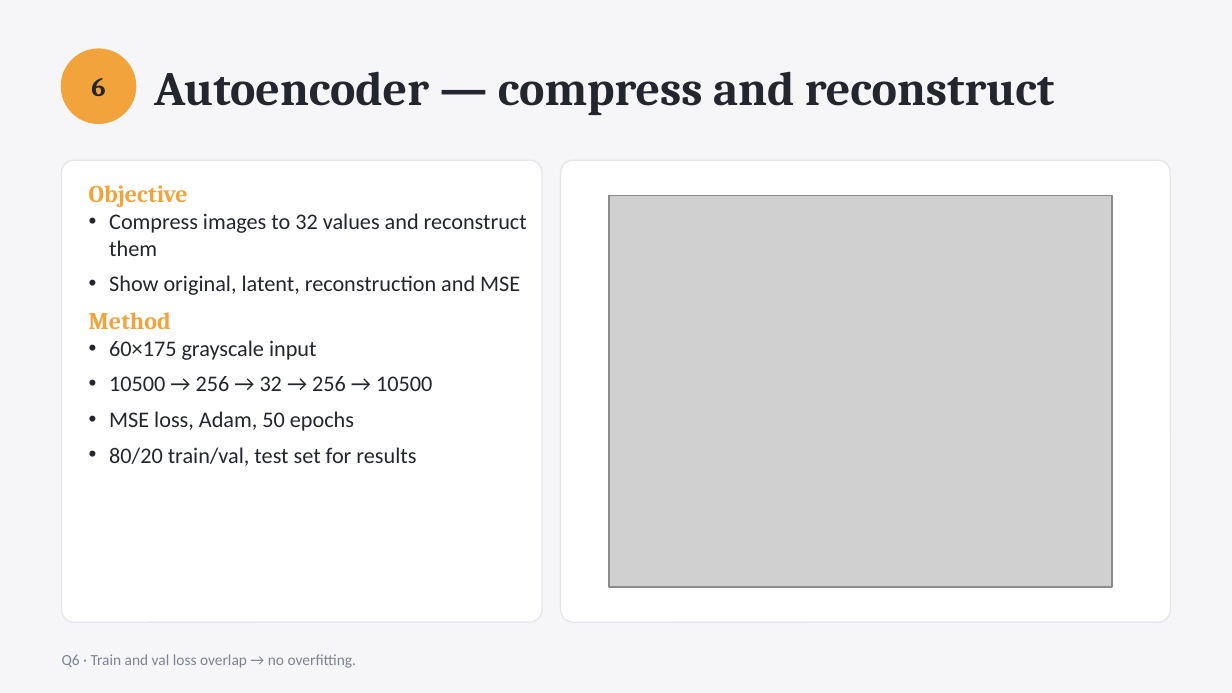
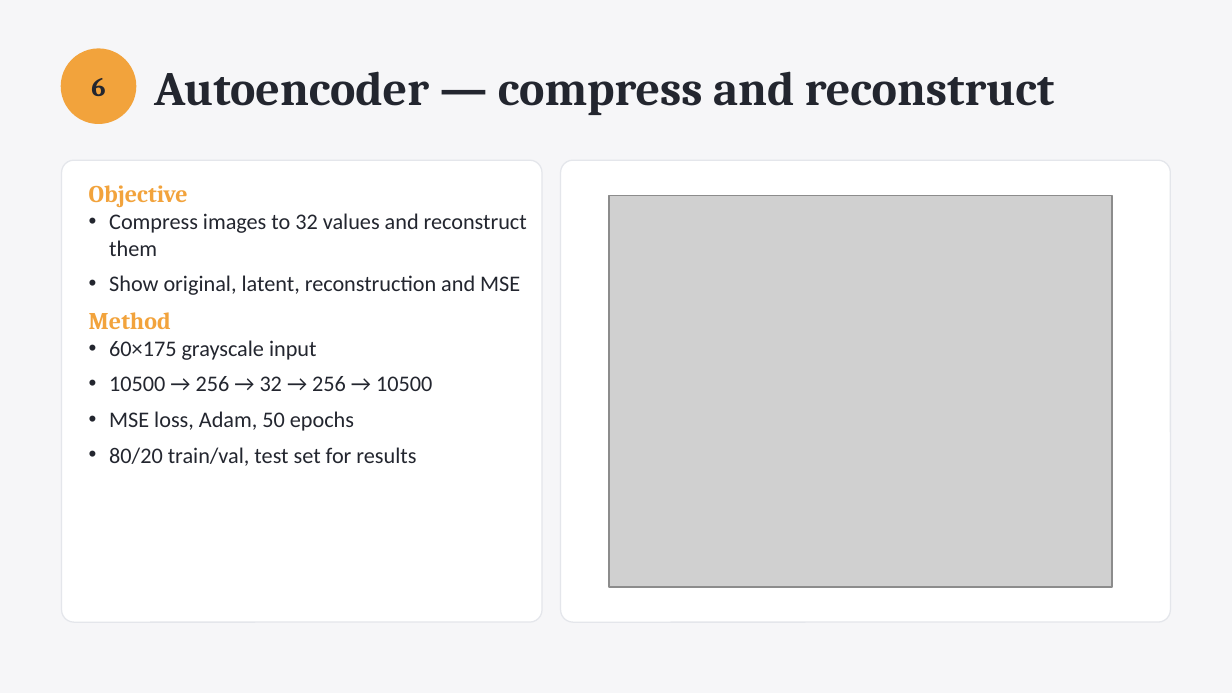
Before and after one commit to AreGundersen/MAS512, a slide deck: slide 16 of Assignment 1/MAS512_assignment1_gr5.pptx. Drawn at 1232x693 pixels with LibreOffice and Linux fonts; fonts in the diff are those of the drawing; grey boxes stand for pictures. Boxes give left, top, right and bottom in pixels: in the first picture for what was removed or moved away, otherwise in the second. Text is boxed around its words. In the diff, an @@ line names an element or a change of style, - is before the commit and + after.

```diff
--- a/Assignment 1/MAS512_assignment1_gr5.pptx
+++ b/Assignment 1/MAS512_assignment1_gr5.pptx
@@ text removed at (62, 654, 356, 668) @@
-Q6 · Train and val loss overlap → no overfitting.
```
Also in this commit, not shown: 2 other slides changed, 7 other files.
